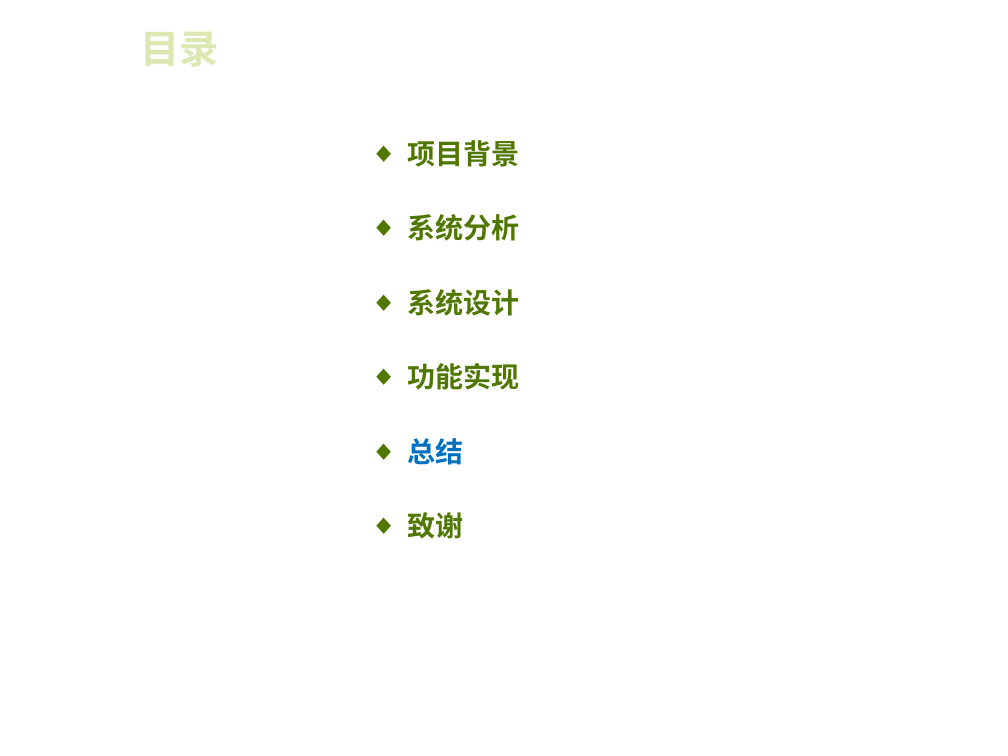
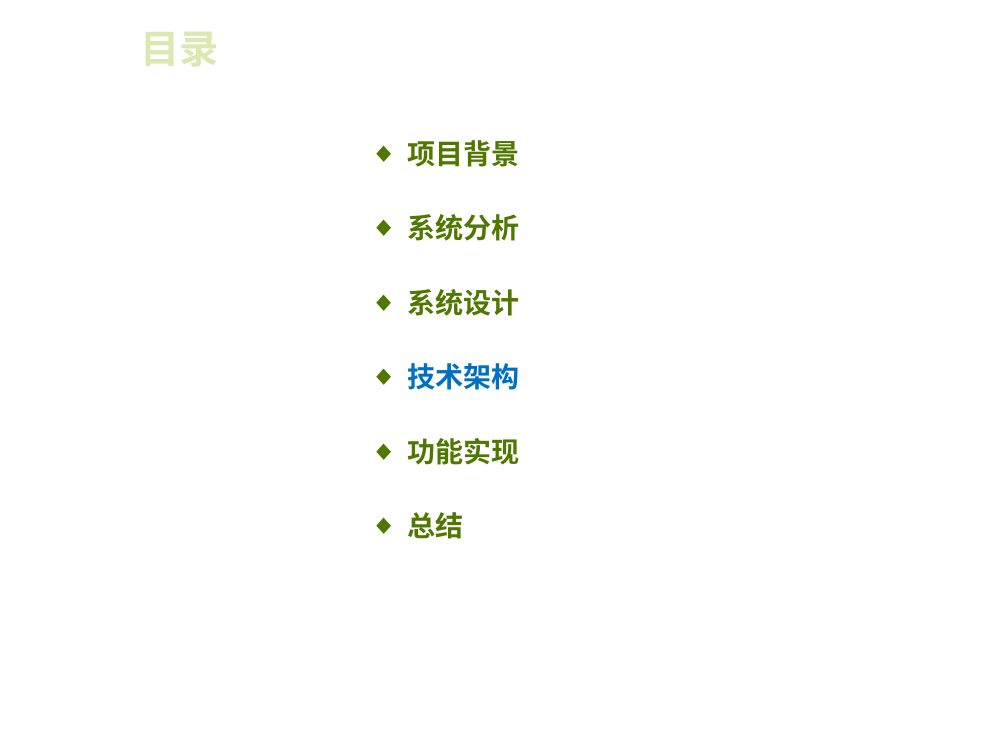
Before and after one commit to MyLifeMyTravel/Graduation, a slide deck: slide 10 of 毕业设计/毕业论文答辩-厉圣杰.ppt (slide 18 before the commit). Drawn at 1008x756 pixels with LibreOffice and Linux fonts; fonts in the diff are those of the drawing; background and template pictures are left out. Boxes give left, top, right and bottom in pixels: in the first picture for what was removed or moved away, otherwise in the second. Text is boxed around its words. In the diff, an @@ line names an element or a change of style, - is before the commit and + after.

```diff
--- a/毕业设计/毕业论文答辩-厉圣杰.ppt
+++ b/毕业设计/毕业论文答辩-厉圣杰.ppt
@@ text at [407,363,519,390]: paragraph added @@
+◆ 技术架构
@@ text at [407,512,463,539]: paragraph removed @@
-◆ 致谢
@@ text at [407,512,463,539]: text colour #0070C0 to #507800 in "总结" @@
```
Also in this commit, not shown: 7 other slides changed, 3 slides added, 1 slide removed, 1 other file.
